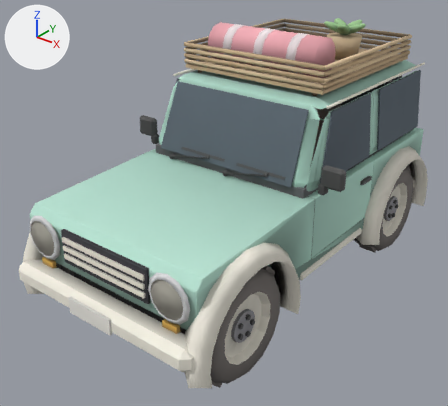
The glTF model props/jeep/jeep_toy.glb, before and after one commit.
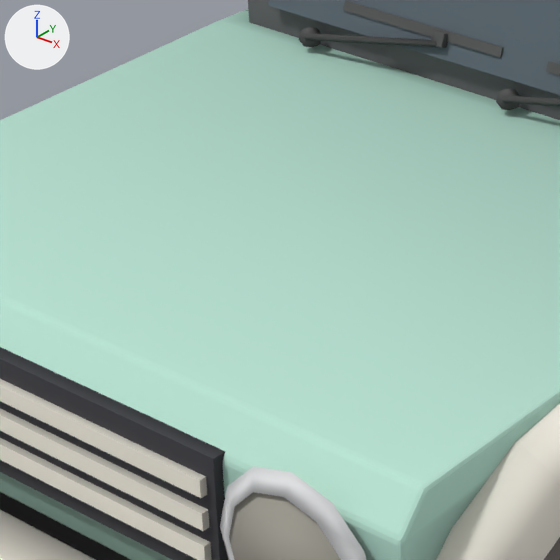
There are two pictures of each version: one whole from a camera (50 mm lens) standing at (2.8, -3.86, 2.97) and looking at (-0.13, -0.21, 0.7), one close up on the part from 20% to 54% of the width and 36% to 73% of the height. Lighting does not change. The marker at upper left points along +X, +Y and +Z. The first two pictures are the older version. Where no turn or scale is listed for an object, it has been applied to the vertices.

In view in the first close-up: 'Glass', 'Jeep'.
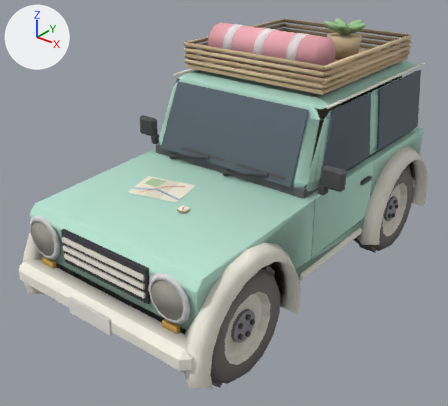
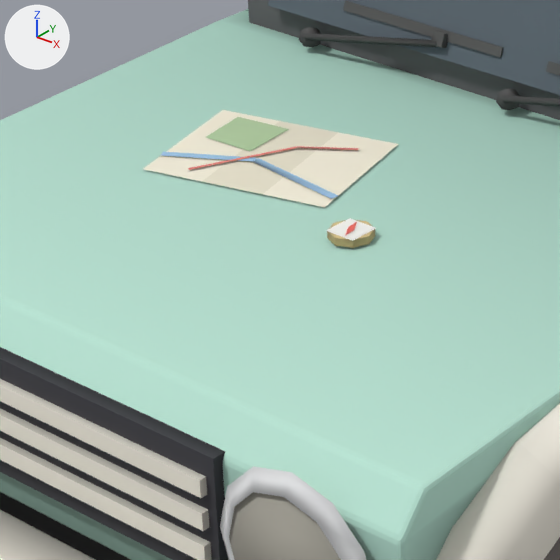
Edits to the bpy script that builds the scene:
```text
Add me_quad_008:
    me_quad_008.from_pydata(...)  # 28 vertices, 16 faces; spans x -0.238..0.238, y -0.192..0.192, z -0.008..0.009
    me_quad_008.materials.append(mat_baked_004)
Add me_cylinder_010:
    me_cylinder_010.from_pydata(...)  # 24 vertices, 32 faces; spans x -0.045..0.045, y -0.045..0.045, z 0.0..0.018
    me_cylinder_010.materials.append(mat_baked_005)
Add ob_map:
    ob_map = bpy.data.objects.new('Map', me_quad_008)
    ob_map.location = (-0.2, -0.86, 1.045)
Add ob_compass:
    ob_compass = bpy.data.objects.new('Compass', me_cylinder_010)
    ob_compass.location = (0.16, -1.02, 1.038)
```

Location of each change, (x1, y1, x2, y2) in pixels of the close-ups (560 x 560 px):
'Map', added: after (143, 110, 398, 207)
'Compass', added: after (326, 218, 376, 248)
